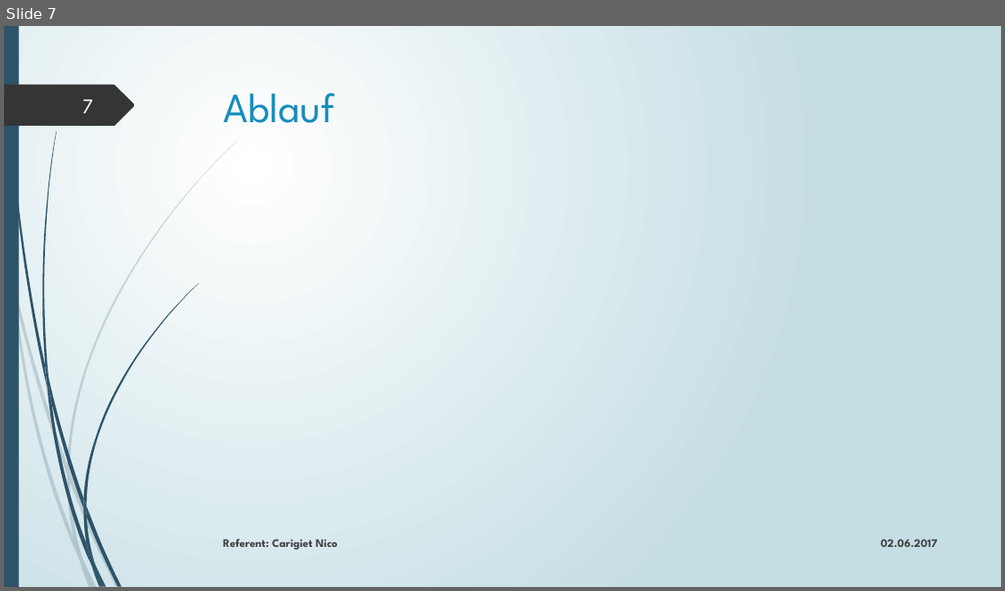
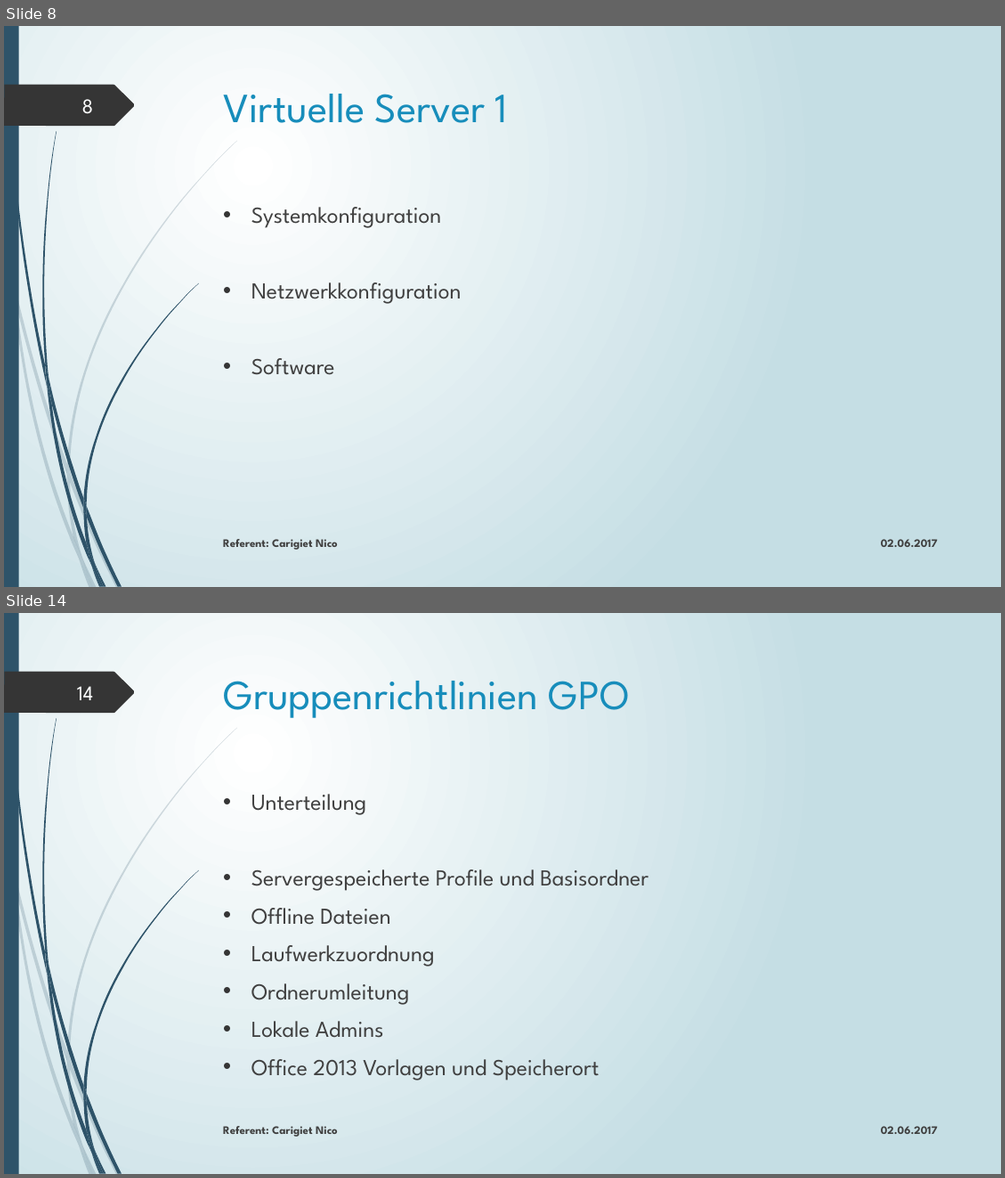
Before and after one commit to edecom/IPA, a slide deck: 4_Dokumente/48_Präsentation & Demonstration/IPA_Präsentation_Carigiet_Nico_20170529.pptx. Shown one above the other, each under a label of ours: slide 7 before the commit, slides 8 and 14 after it; the slides between them are not shown. The pictures are 1005x591 and 1005x1178 pixels, drawn with LibreOffice and Linux fonts; fonts in the diff are those of the drawing. Boxes give left, top, right and bottom in pixels: in the first picture for what was removed or moved away, otherwise in the second. Text is boxed around its words. In the diff, an @@ line names an element or a change of style, - is before the commit and + after.

```diff
--- a/4_Dokumente/48_Präsentation & Demonstration/IPA_Präsentation_Carigiet_Nico_20170529.pptx
+++ b/4_Dokumente/48_Präsentation & Demonstration/IPA_Präsentation_Carigiet_Nico_20170529.pptx
@@ slide 14 added at <box>4,613,1001,1174</box>, background gradient #FFFFFF to #C5DEE5; not listed: 24 template elements that a slide beside it also shows @@
@@ page number added at <box>77,686,93,700</box>, 20 pt, text #FEFFFF @@
+14
@@ title added at <box>224,681,630,718</box>, 40 pt, text #178DBB @@
+Gruppenrichtlinien GPO
@@ text added at <box>251,794,648,1080</box>, 22 pt, text #404040 @@
+• Unterteilung
+• Servergespeicherte Profile und Basisordner
+• Offline Dateien
+• Laufwerkzuordnung
+• Ordnerumleitung
+• Lokale Admins
+• Office 2013 Vorlagen und Speicherort
@@ text added at <box>223,1126,338,1136</box>, 11 pt, text #404040, bold @@
+Referent: Carigiet Nico
@@ text added at <box>881,1126,938,1134</box>, 11 pt, text #404040, bold @@
+02.06.2017
@@ what was slide 7 is now slide 8 @@
@@ slide 8 changed as well @@
@@ page number at <box>82,99,94,114</box>: text changed @@
-7
+8
@@ title at <box>224,94,508,123</box>: text changed @@
-Ablauf
+Virtuelle Server 1
@@ text added at <box>251,207,461,375</box>, 22 pt, text #404040 @@
+• Systemkonfiguration
+• Netzwerkkonfiguration
+• Software
```
Also in this commit, not shown: 5 other slides changed, 14 other slides added, 12 other files.
